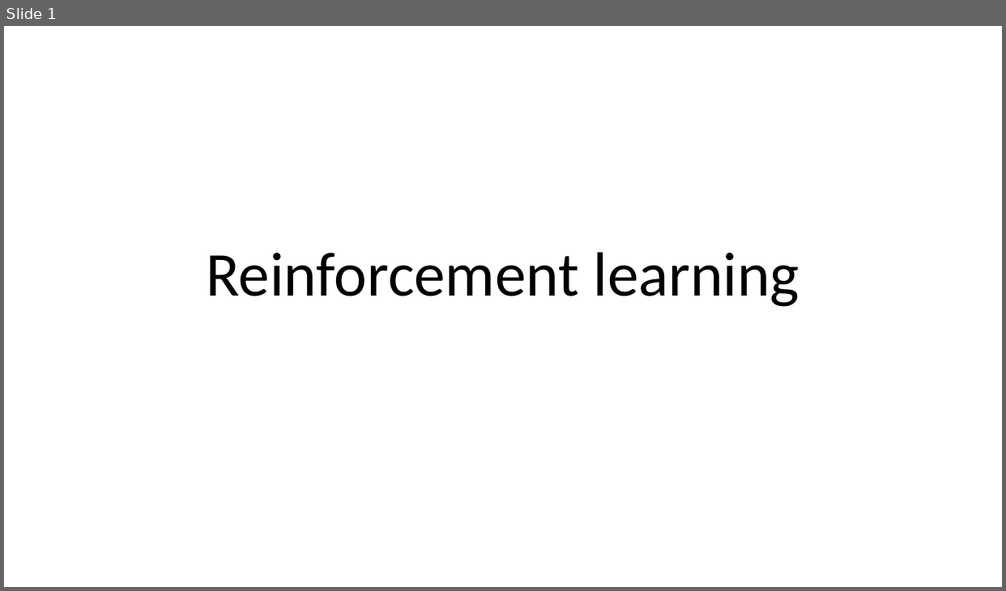
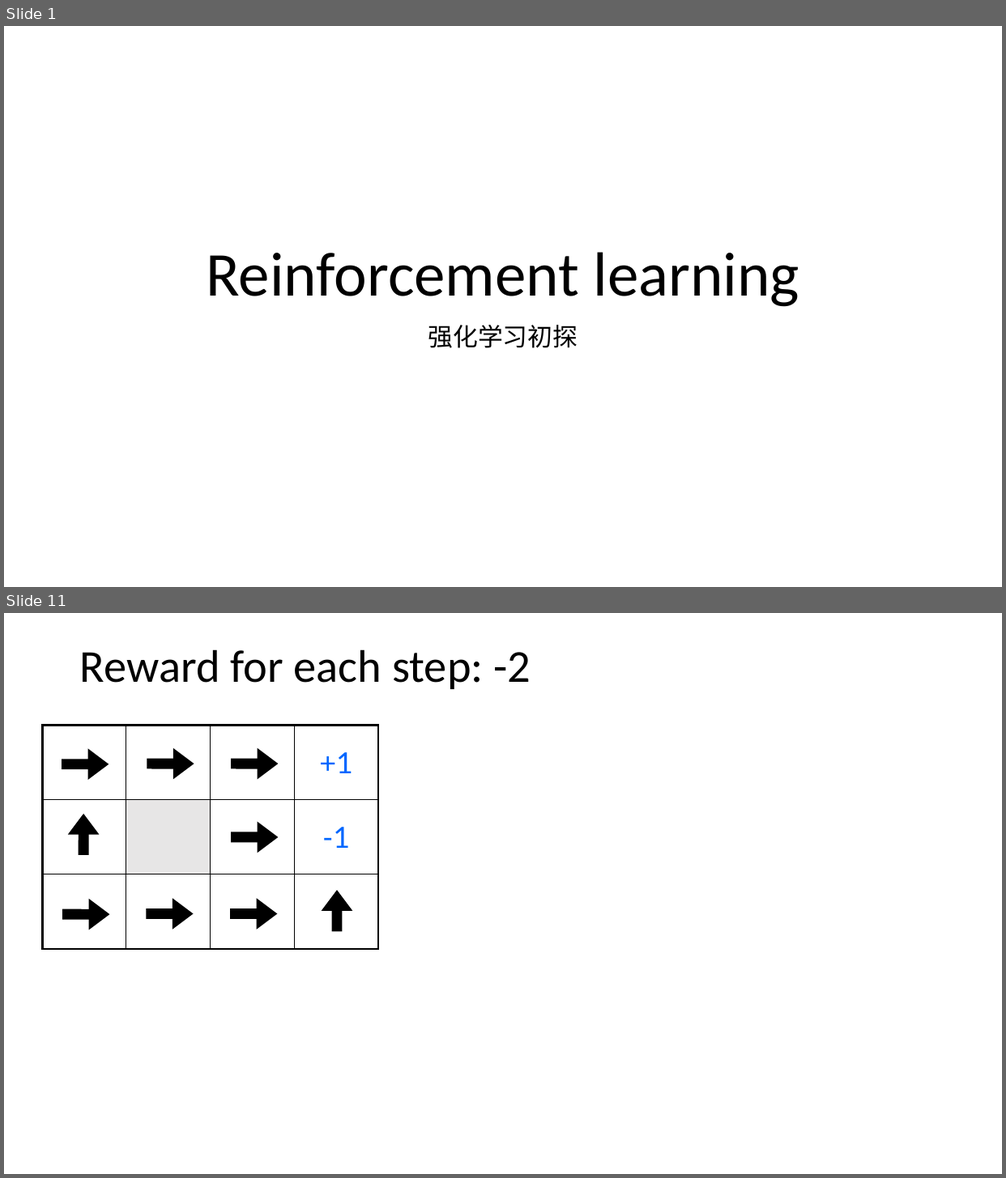
Before and after one commit to foamliu/Learning-DL, a slide deck: rl/RL.pptx. Shown one above the other, each under a label of ours: slide 1 before the commit, slides 1 and 11 after it; the slides between them are not shown. The pictures are 1006x591 and 1006x1178 pixels, drawn with LibreOffice and Linux fonts; fonts in the diff are those of the drawing. Boxes give left, top, right and bottom in pixels: in the first picture for what was removed or moved away, otherwise in the second. Text is boxed around its words. In the diff, an @@ line names an element or a change of style, - is before the commit and + after.

```diff
--- a/rl/RL.pptx
+++ b/rl/RL.pptx
@@ slide 11 added at box(4, 613, 1002, 1174), background #FFFFFF @@
@@ title added at box(80, 649, 530, 689), 44 pt, text #000000 @@
+Reward for each step: -2
@@ table added at box(42, 726, 377, 949), 3 rows, 4 columns @@
+ |  |  | +1
+ |  |  | -1
+ |  |  | 
@@ arrow added from (62, 764) to (108, 764), #000000 10 pt @@
@@ arrow added from (147, 764) to (194, 764), #000000 10 pt @@
@@ arrow added from (231, 764) to (278, 764), #000000 10 pt @@
@@ arrow added from (83, 855) to (83, 814), #000000 10 pt @@
@@ arrow added from (231, 837) to (278, 837), #000000 10 pt @@
@@ arrow added from (337, 932) to (337, 890), #000000 10 pt @@
@@ arrow added from (62, 914) to (109, 914), #000000 10 pt @@
@@ arrow added from (147, 914) to (194, 914), #000000 10 pt @@
@@ arrow added from (230, 914) to (277, 914), #000000 10 pt @@
@@ slide 1 changed as well @@
@@ subtitle added at box(428, 325, 578, 348), 24 pt, text #000000 @@
+强化学习初探
```
Also in this commit, not shown: 15 other slides added, 1 other file.
